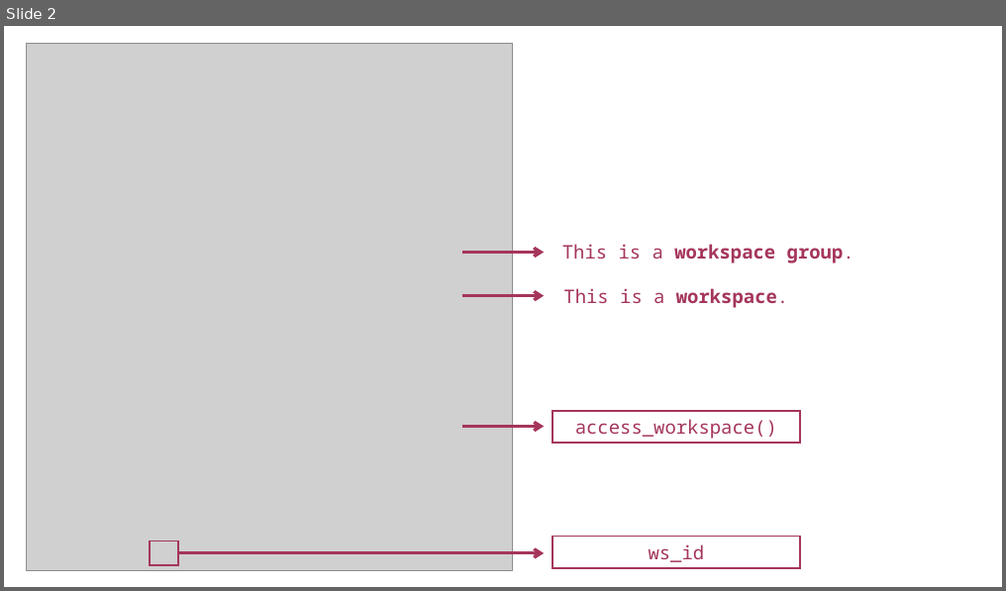
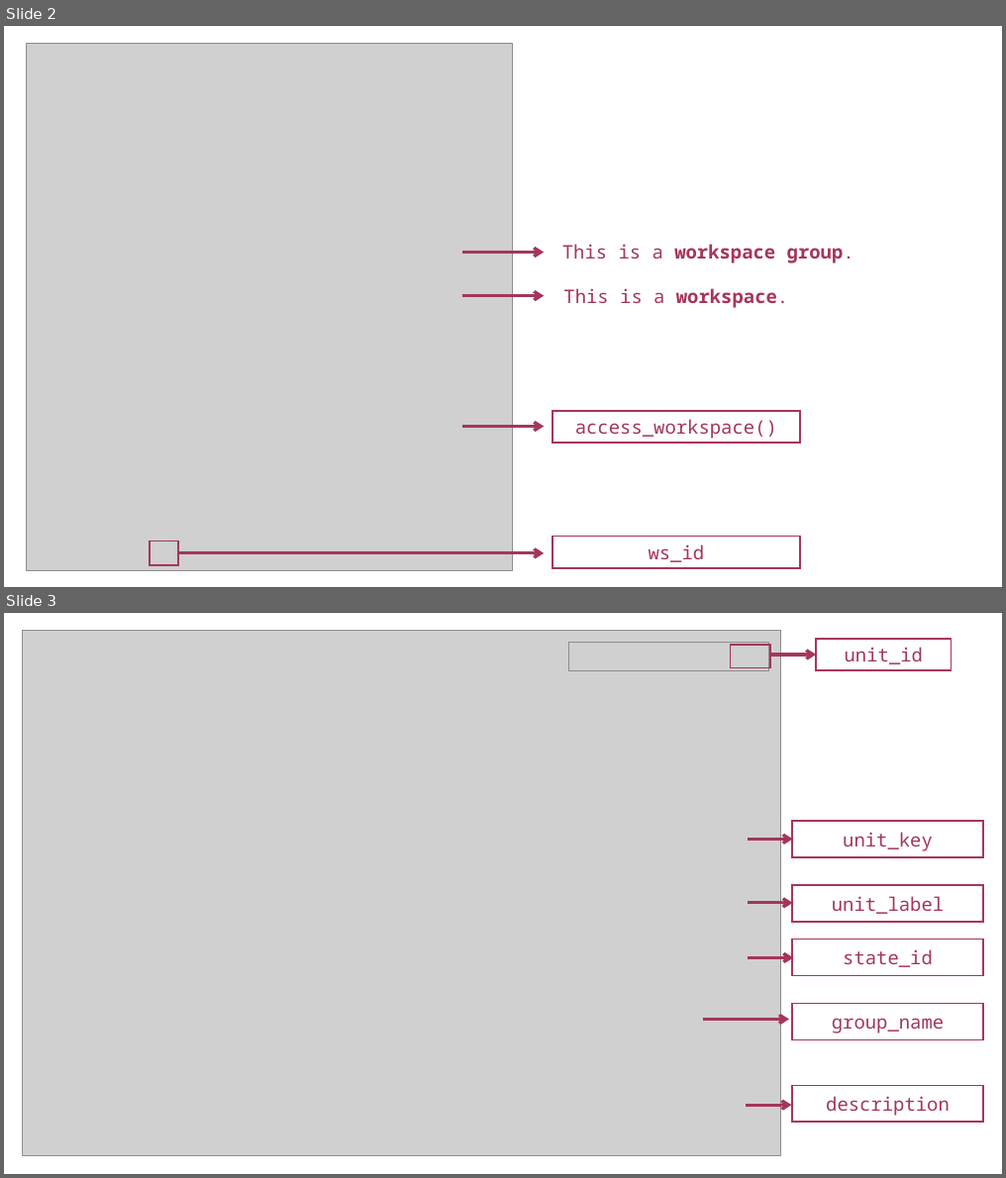
Before and after one commit to iqb-research/eatPrepTBA, a slide deck: vignettes/images/images.pptx. Shown one above the other, each under a label of ours: slide 2 before the commit, slides 2 and 3 after it. The pictures are 1006x591 and 1006x1178 pixels, drawn with LibreOffice and Linux fonts; fonts in the diff are those of the drawing; grey boxes stand for pictures. Boxes give left, top, right and bottom in pixels: in the first picture for what was removed or moved away, otherwise in the second. Text is boxed around its words. In the diff, an @@ line names an element or a change of style, - is before the commit and + after.

```diff
--- a/vignettes/images/images.pptx
+++ b/vignettes/images/images.pptx
@@ slide 3 added at (x1=4, y1=613, x2=1002, y2=1174), background #FFFFFF @@
@@ picture added at (x1=22, y1=630, x2=780, y2=1156) @@
@@ picture added at (x1=568, y1=642, x2=769, y2=671) @@
@@ rectangle added at (x1=816, y1=639, x2=951, y2=670), fill #FFFFFF, outline #A5355C 1.5 pt, 18 pt, text #A5355C @@
+unit_id
@@ rectangle added at (x1=731, y1=645, x2=770, y2=668), outline #A5355C 1.5 pt @@
@@ arrow added from (770, 655) to (816, 655), #A5355C 3 pt @@
@@ arrow added from (747, 839) to (793, 839), #A5355C 3 pt @@
@@ rectangle added at (x1=792, y1=821, x2=983, y2=858), fill #FFFFFF, outline #A5355C 1.5 pt, 18 pt, text #A5355C @@
+unit_key
@@ arrow added from (747, 903) to (793, 903), #A5355C 3 pt @@
@@ rectangle added at (x1=792, y1=885, x2=983, y2=922), fill #FFFFFF, outline #A5355C 1.5 pt, 18 pt, text #A5355C @@
+unit_label
@@ arrow added from (748, 959) to (794, 959), #A5355C 3 pt @@
@@ rectangle added at (x1=792, y1=940, x2=983, y2=976), fill #FFFFFF, outline #A5355C 1.5 pt, 18 pt, text #A5355C @@
+state_id
@@ arrow added from (703, 1020) to (789, 1020), #A5355C 3 pt @@
@@ rectangle added at (x1=792, y1=1004, x2=983, y2=1041), fill #FFFFFF, outline #A5355C 1.5 pt, 18 pt, text #A5355C @@
+group_name
@@ rectangle added at (x1=792, y1=1085, x2=983, y2=1122), fill #FFFFFF, outline #A5355C 1.5 pt, 18 pt, text #A5355C @@
+description
@@ arrow added from (746, 1106) to (792, 1106), #A5355C 3 pt @@
```
Also in this commit, not shown: 2 other slides added, 2 slides removed, 1 other file.
